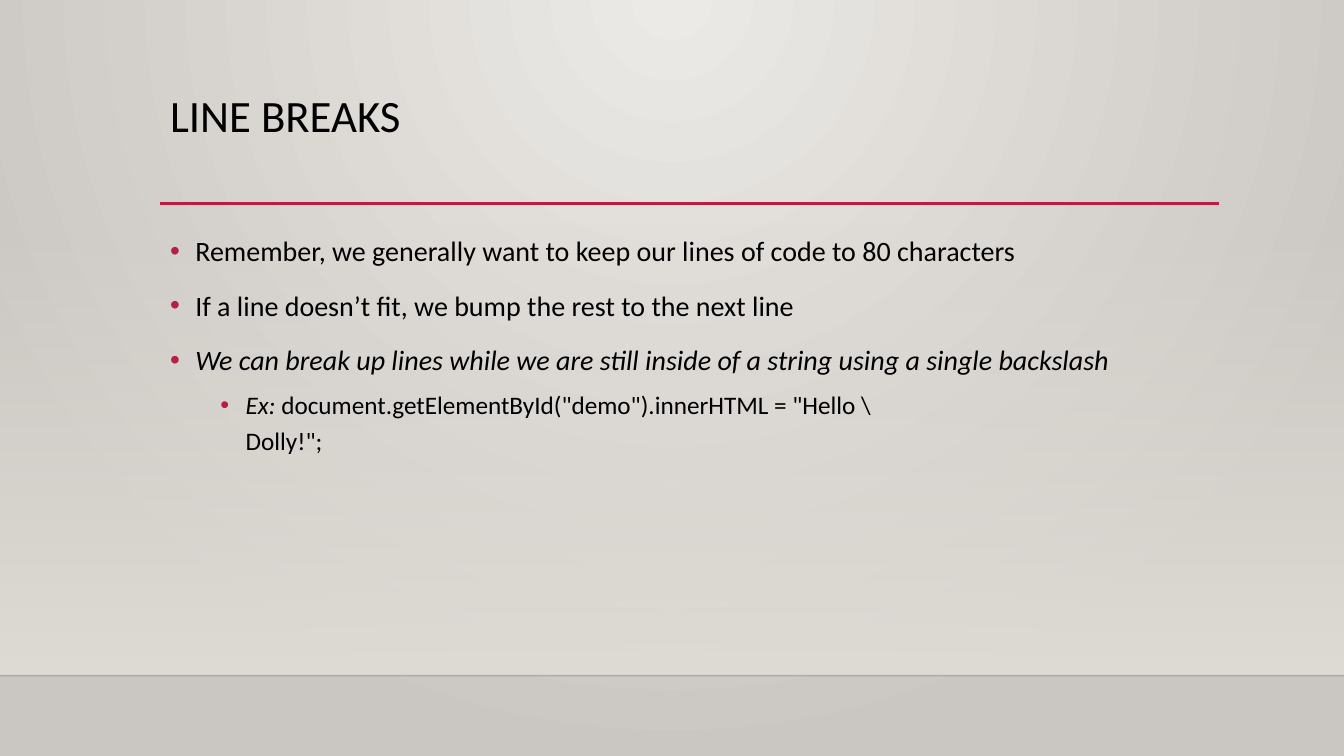
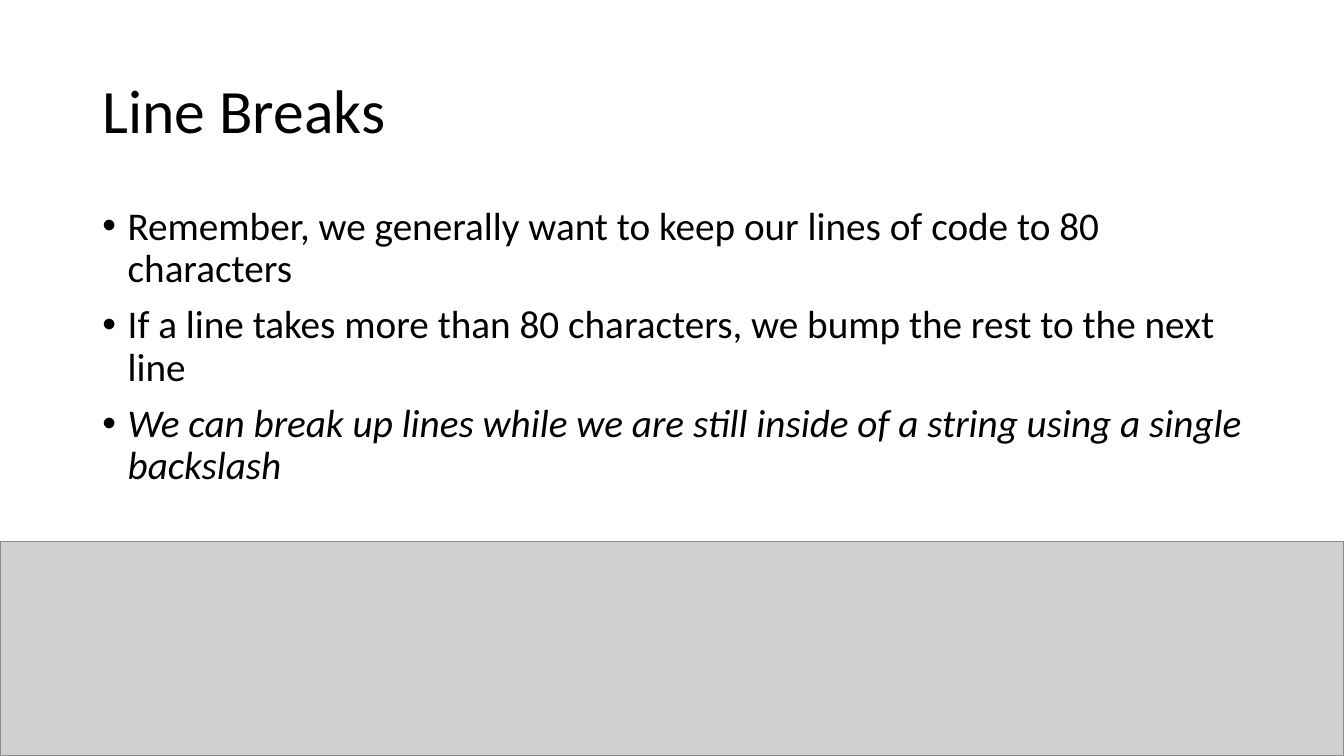
Before and after one commit to YWCANWIL-TechLab/Module4-DataTypes-Day1, a slide deck: slide 5 of slides/Strings.pptx. Drawn at 1344x756 pixels with LibreOffice and Linux fonts; fonts in the diff are those of the drawing; grey boxes stand for pictures; background and template pictures are left out. Boxes give left, top, right and bottom in pixels: in the first picture for what was removed or moved away, otherwise in the second. Text is boxed around its words. In the diff, an @@ line names an element or a change of style, - is before the commit and + after.

```diff
--- a/slides/Strings.pptx
+++ b/slides/Strings.pptx
@@ background gradient #ECEAE7 to #CAC7C1 to #FFFFFF @@
@@ title "Line Breaks" at [102,90,385,134]: vertical alignment top to middle @@
@@ title at [102,90,385,134]: text changed; size 32 to 44 pt @@
-LINE BREAKS
+Line Breaks
@@ text "Remember, we generally want to ...": place and size @@
-text "Remember, we generally want to ..." at [195,241,1109,454]
+text "Remember, we generally want to ..." at [128,212,1241,480]
@@ line removed from (160, 204) to (1220, 204) @@
@@ rectangle removed at [0,223,1344,676] @@
@@ text at [128,212,1241,480]: size 20 to 28 pt in "Remember, we generally want to keep our ...", "We can break up lines while we ..."; line spacing 1.2 to 0.9 @@
@@ text at [128,310,1215,382]: text changed; size 20 to 28 pt @@
-• If a line doesn’t fit, we bump the rest to the next line
+• If a line takes more than 80 characters, we bump the rest to the next line
@@ text at [246,396,855,454]: paragraph removed @@
-  • Ex: document.getElementById("demo").innerHTML = "Hello \
-    Dolly!";
@@ picture added at [0,541,1344,756] @@
@@ line removed from (0, 676) to (1344, 676) @@
```
Also in this commit, not shown: 38 other slides changed, 1 slide added, 1 slide removed, 4 other files.
